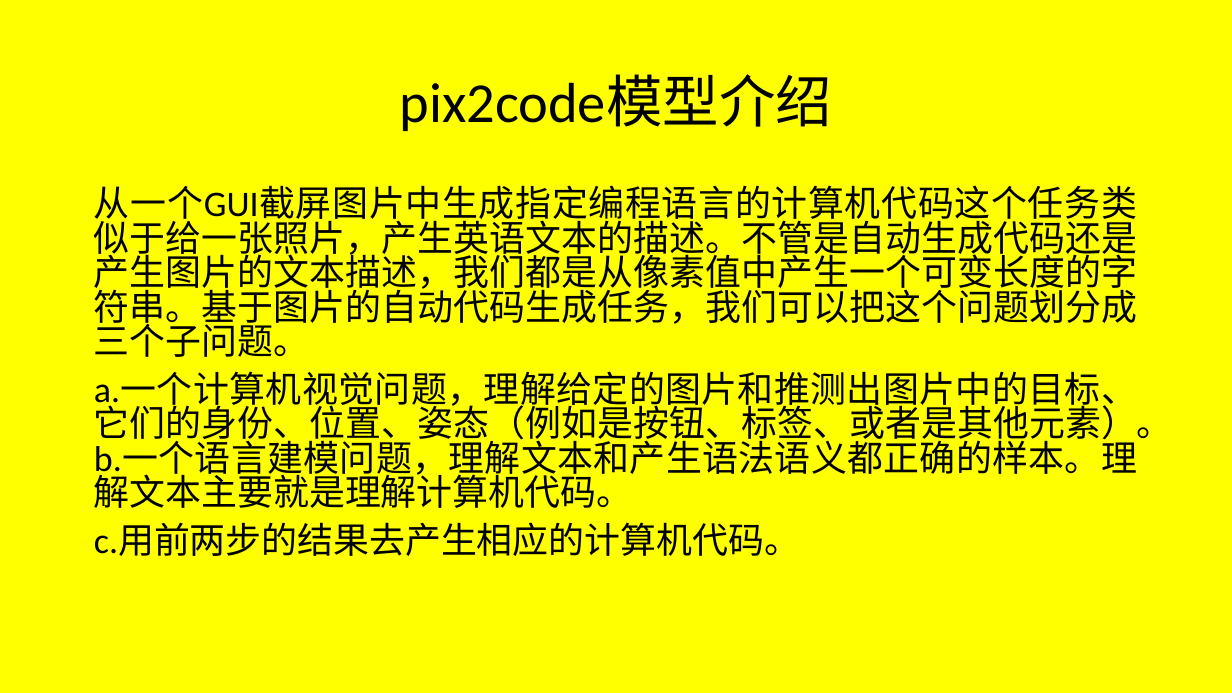
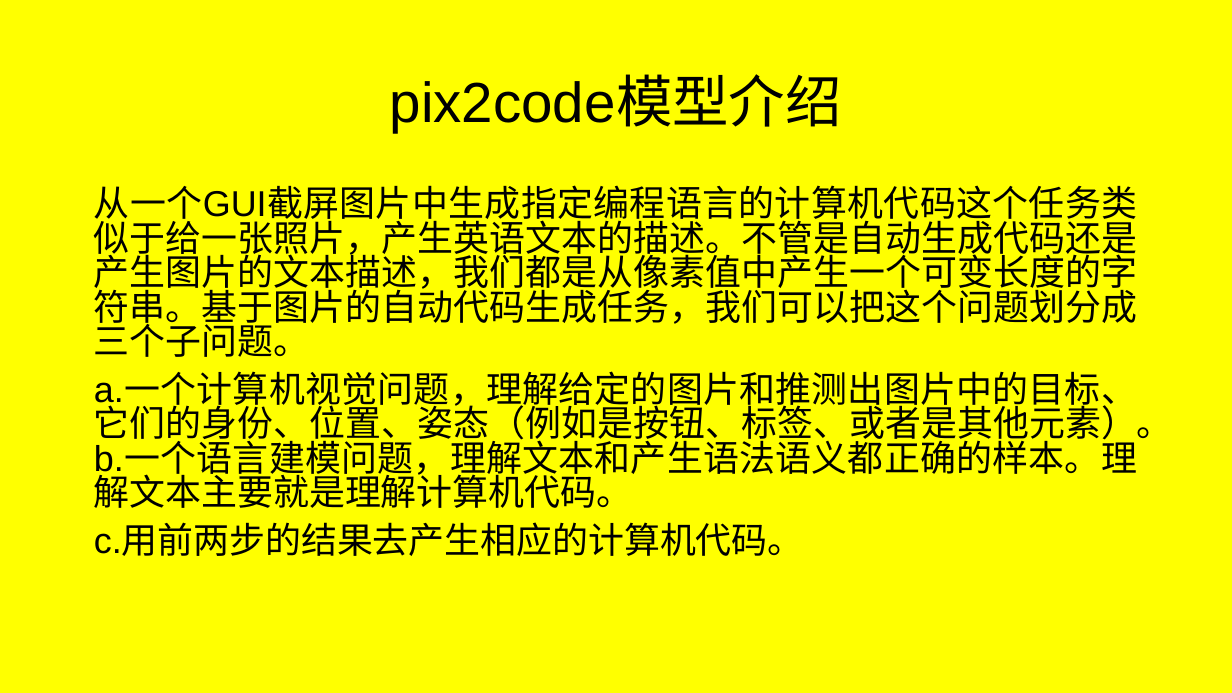
Before and after one commit to JFBabyHorse/learngit-and-BWESE, a slide deck: slide 4 of pix2code学习.pptx. Drawn at 1232x693 pixels with LibreOffice and Linux fonts; fonts in the diff are those of the drawing. Boxes give left, top, right and bottom in pixels: in the first picture for what was removed or moved away, otherwise in the second. Text is boxed around its words. In the diff, an @@ line names an element or a change of style, - is before the commit and + after.

```diff
--- a/pix2code学习.pptx
+++ b/pix2code学习.pptx
@@ title "pix2code模型介绍" at box(390, 77, 842, 132): font Calibri to Arial @@
@@ text "从一个GUI截屏图片中生成指定编程语言的计算机代码这个任务类似于给一张照片，产生英语文本的描述。不管是自动生成代码还是产 ..." at box(94, 185, 1173, 556): font Calibri to Arial @@
```
Also in this commit, not shown: 8 other slides changed, 1 slide removed.
